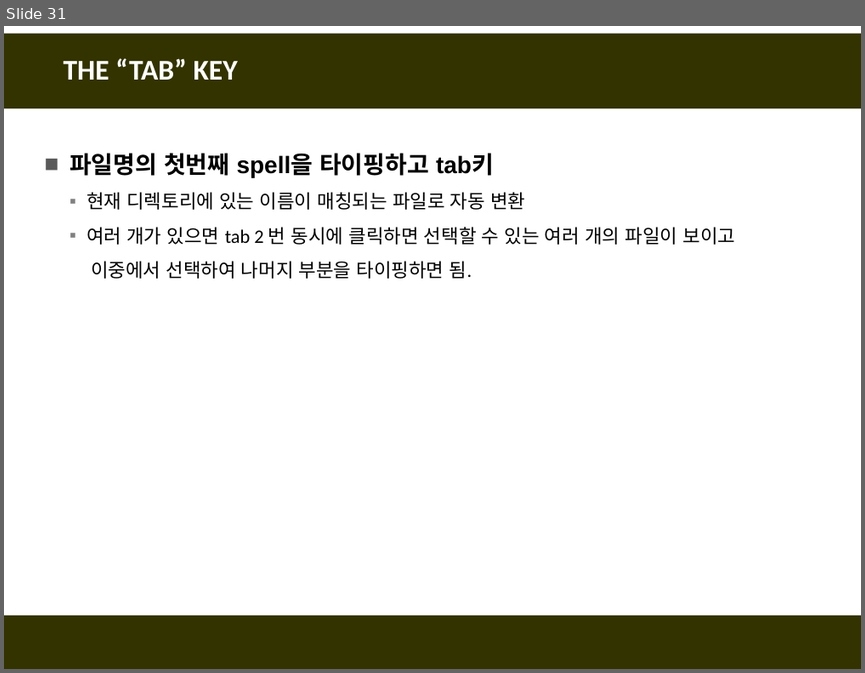
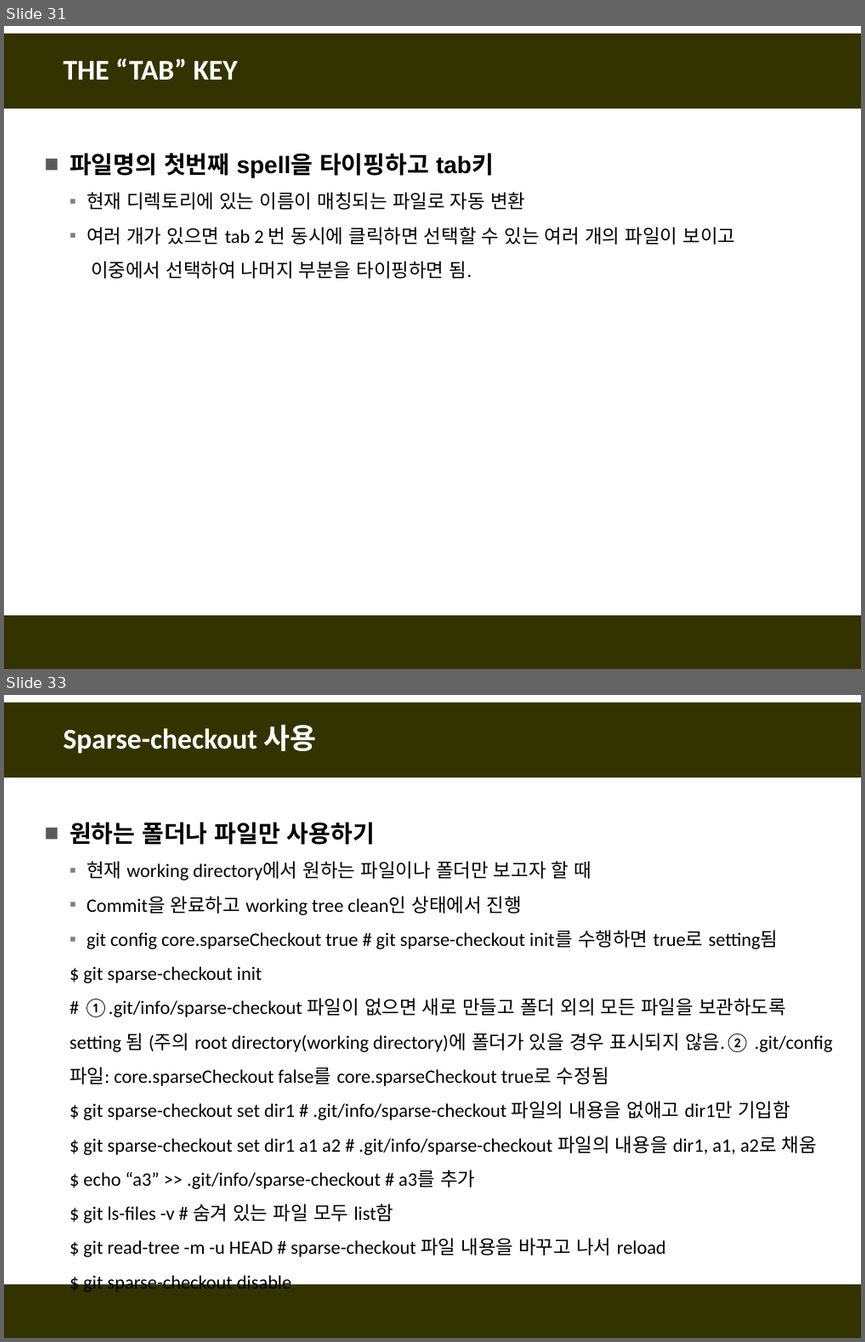
Before and after one commit to fasthill/github-lecture, a slide deck: git및github첫걸음11-명령어모음.pptx. Shown one above the other, each under a label of ours: slide 31 before the commit, slides 31 and 33 after it; the slides between them are not shown. The pictures are 865x673 and 865x1342 pixels, drawn with LibreOffice and Linux fonts; fonts in the diff are those of the drawing. Boxes give left, top, right and bottom in pixels: in the first picture for what was removed or moved away, otherwise in the second. Text is boxed around its words. In the diff, an @@ line names an element or a change of style, - is before the commit and + after.

```diff
--- a/git및github첫걸음11-명령어모음.pptx
+++ b/git및github첫걸음11-명령어모음.pptx
@@ slide 33 added at [4,695,861,1338], background #FFFFFF; not listed: 2 template elements that a slide beside it also shows @@
@@ title added at [64,725,317,754], 24 pt, text #FFFFFF, bold @@
+Sparse-checkout 사용
@@ text added at [69,822,833,1293], 16 pt, text #000000 @@
+■ 원하는 폴더나 파일만 사용하기
+  ▪ 현재 working directory에서 원하는 파일이나 폴더만 보고자 할 때
+  ▪ Commit을 완료하고 working tree clean인 상태에서 진행
+  ▪ git config core.sparseCheckout true # git sparse-checkout init를 수행하면 true로 setting됨
+  $ git sparse-checkout init
+  # ①.git/info/sparse-checkout 파일이 없으면 새로 만들고 폴더 외의 모든 파일을 보관하도록 setting 됨 (주의 root directory(working directory)에 폴더가 있을 경우 표시되지 않음.② .git/config 파일: core.sparseCheckout false를 core.sparseCheckout true로 수정됨
+  $ git sparse-checkout set dir1 # .git/info/sparse-checkout 파일의 내용을 없애고 dir1만 기입함
+  $ git sparse-checkout set dir1 a1 a2 # .git/info/sparse-checkout 파일의 내용을 dir1, a1, a2로 채움
+  $ echo “a3” >> .git/info/sparse-checkout # a3를 추가
+  $ git ls-files -v # 숨겨 있는 파일 모두 list함
+  $ git read-tree -m -u HEAD # sparse-checkout 파일 내용을 바꾸고 나서 reload
+  $ git sparse-checkout disable
```
Also in this commit, not shown: 4 other slides added.
